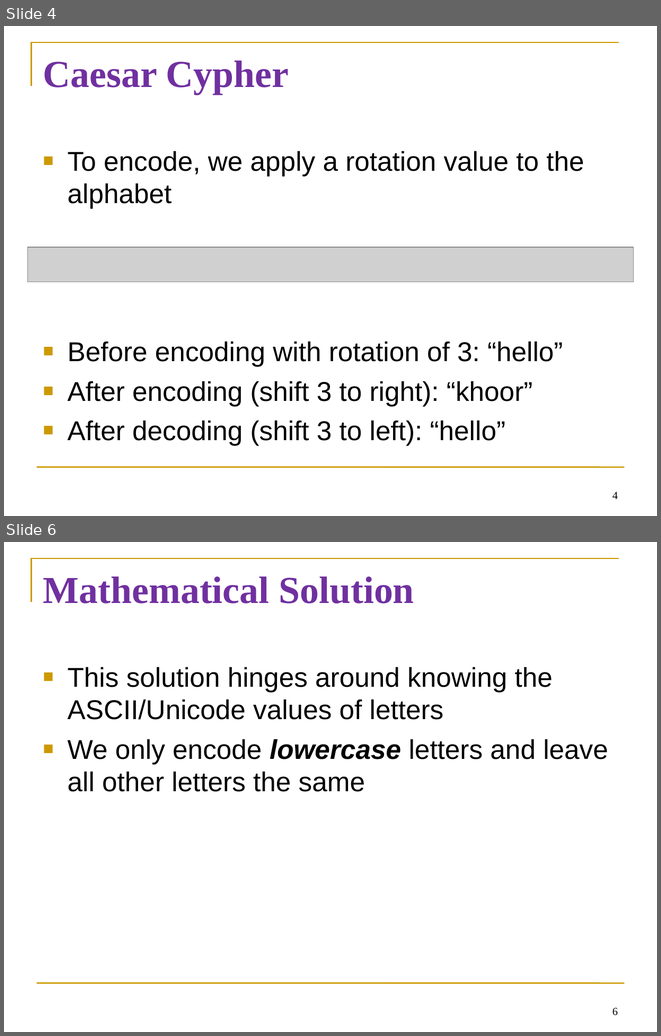
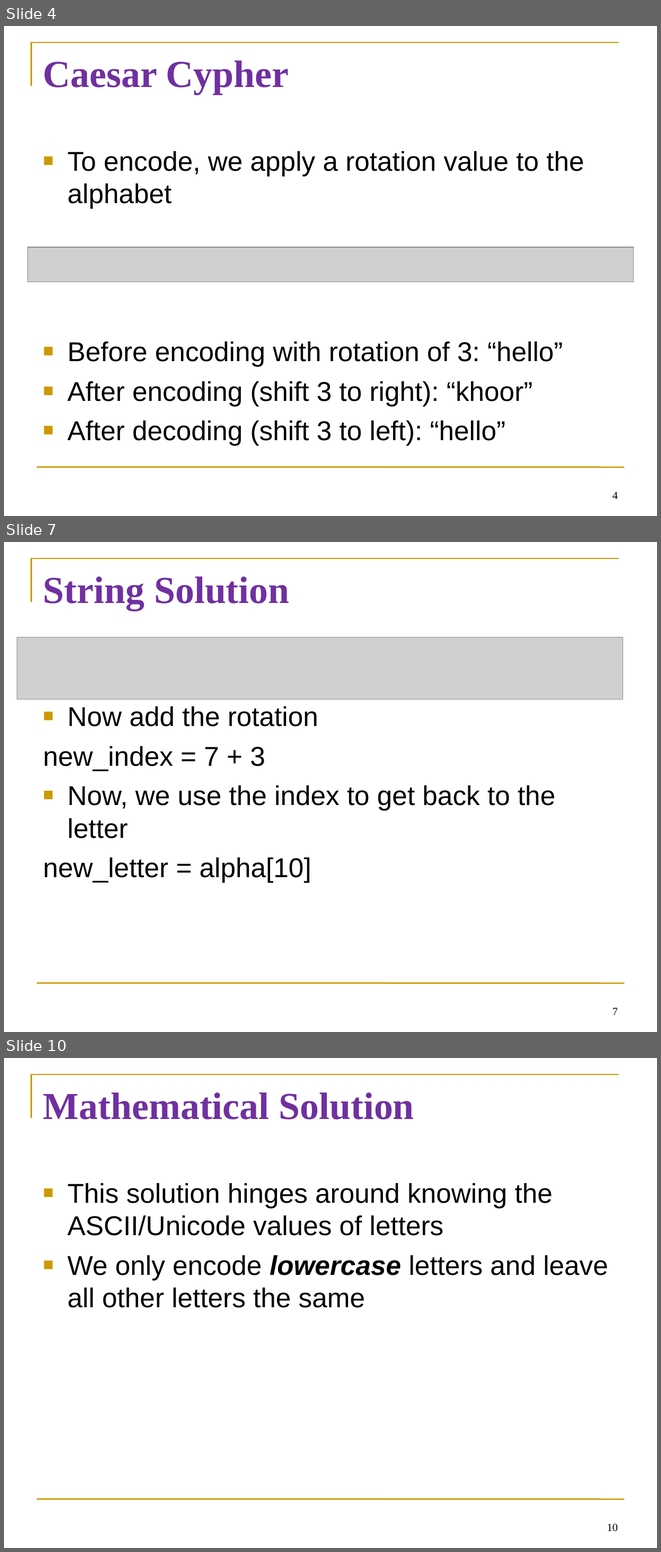
Before and after one commit to diesburg/teaching-intro-to-python-fall-2024, a slide deck: sessions/s19/s19.ppt. Shown one above the other, each under a label of ours: slides 4 and 6 before the commit, slides 4, 7 and 10 after it; the slides between them are not shown. The pictures are 661x1036 and 661x1552 pixels, drawn with LibreOffice and Linux fonts; fonts in the diff are those of the drawing; grey boxes stand for pictures. Boxes give left, top, right and bottom in pixels: in the first picture for what was removed or moved away, otherwise in the second. Text is boxed around its words. In the diff, an @@ line names an element or a change of style, - is before the commit and + after.

```diff
--- a/sessions/s19/s19.ppt
+++ b/sessions/s19/s19.ppt
@@ slide 7 added at [4, 542, 657, 1032], background #FFFFFF; not listed: 2 template elements that a slide beside it also shows @@
@@ title added at [43, 576, 289, 611], 42 pt, text #7030A0, bold @@
+String Solution
@@ picture added at [17, 637, 623, 699] @@
@@ text added at [43, 706, 555, 882], 30 pt, text #000000 @@
+■ Now add the rotation
+new_index = 7 + 3
+■ Now, we use the index to get back to the letter
+new_letter = alpha[10]
@@ page number added at [612, 1007, 618, 1015], 12 pt, text #000000 @@
+7
@@ what was slide 6 is now slide 10 @@
@@ page number at [607, 1523, 618, 1531]: text changed @@
-6
+10
```
Also in this commit, not shown: 5 slides changed, 1 other slide added, 4 slides removed, 13 other files.
